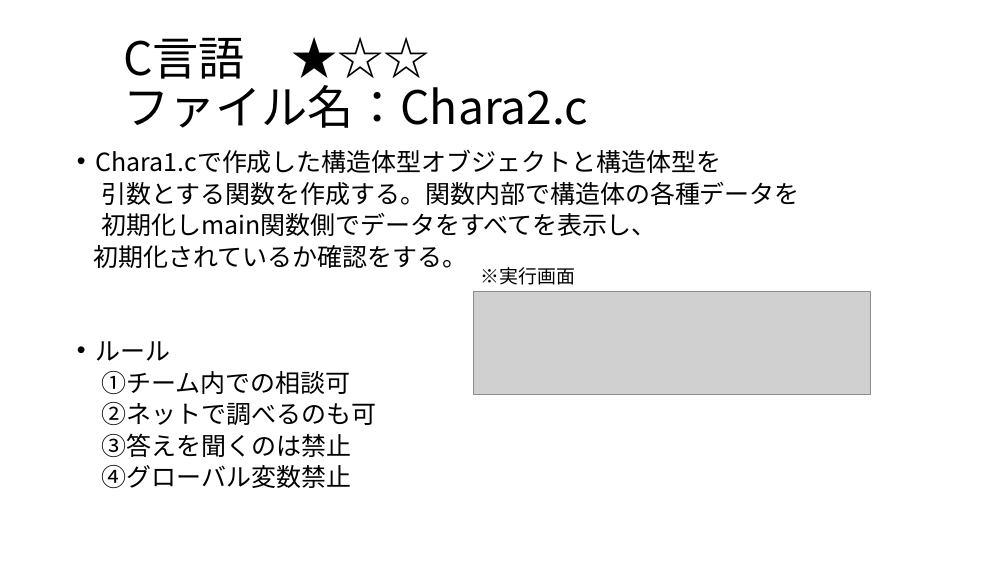
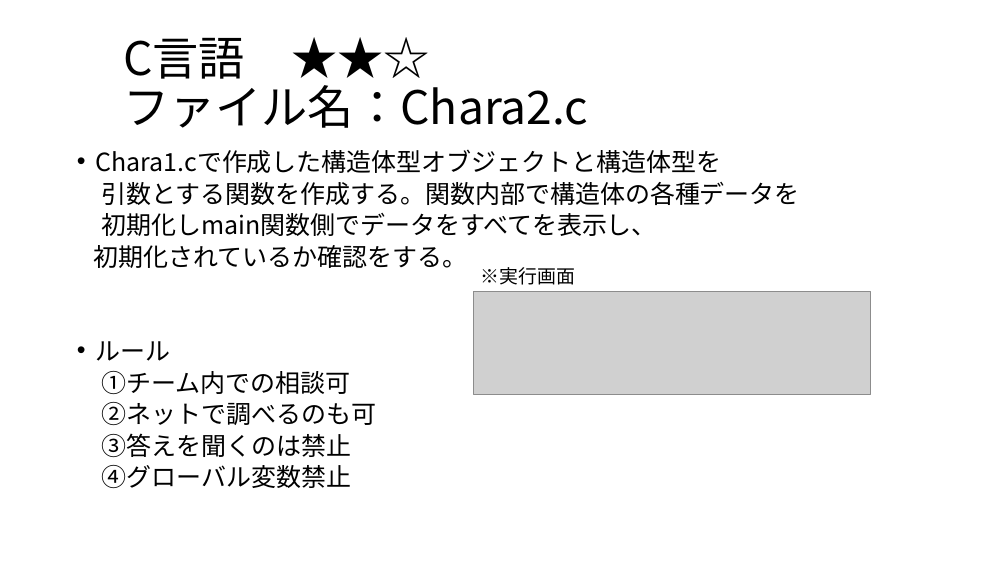
Before and after one commit to SallingProject/Subject, a slide deck: slide 6 of Master/No1.pptx (slide 7 before the commit). Drawn at 1008x567 pixels with LibreOffice and Linux fonts; fonts in the diff are those of the drawing; grey boxes stand for pictures. Boxes give left, top, right and bottom in pixels: in the first picture for what was removed or moved away, otherwise in the second. Text is boxed around its words. In the diff, an @@ line names an element or a change of style, - is before the commit and + after.

```diff
--- a/Master/No1.pptx
+++ b/Master/No1.pptx
@@ title at [123, 37, 588, 128]: text changed @@
-C言語 ★☆☆
-ファイル名：Chara2.c
+C言語 ★★☆
+ファイル名：Chara2.c
```
Also in this commit, not shown: 2 other slides changed, 1 other file.
